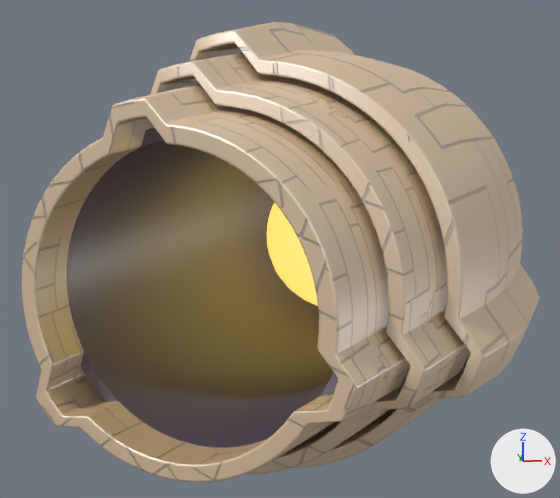
Two versions of the Blender file plasma_cannon/plasma_cannon.blend, one commit apart.
Before and after are seen from a 50 mm lens placed at (-2.1, -22.1, 3.7), pointed at (0.6, 0.9, -0.1). Every picture has the same lights, and +X, +Y and +Z are marked at lower right.

Names of what the first picture shows: 'Cover 1', 'Cover 2', 'Cover 3', 'Inner Lining', 'Plasma Ball'.
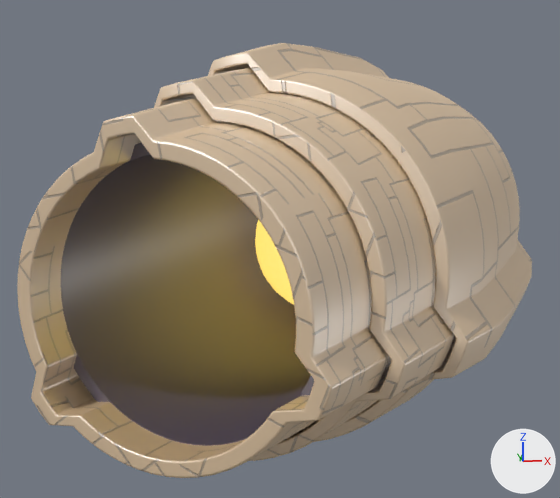
ob_root is not drawn itself; it is the parent of ob_inner_baffle_006, ob_inner_baffle_005, ob_inner_baffle_004, ob_inner_baffle_003, ob_inner_baffle_002, ob_inner_baffle_001, ob_coil_ring_006, ob_coil_ring_005.

Boxes (x1, y1, x2, y2) around the edits, measured in the pictures (560 x 498 px; the box of a moved part takes in the faces that stretch with it):
'Cover 1', moved, rescaled: before (22, 84, 410, 482); after (17, 99, 388, 478)
'Inner Lining', moved, rescaled: before (67, 128, 338, 448); after (61, 133, 371, 446)
'Cover 3', reshaped, moved, rescaled (7% narrower, 11% shorter): before (189, 22, 539, 468); after (208, 43, 532, 442)
'Cover 2', moved, rescaled (6% narrower, 7% shorter): before (150, 53, 470, 474); after (154, 68, 454, 461)
'Plasma Ball', moved, rescaled: before (267, 202, 318, 306); after (255, 220, 294, 304)
part 1 of me_circle_005, moved or reshaped: before (189, 22, 518, 468); after (208, 43, 500, 442)
part 2 of me_circle_005, moved or reshaped: before (195, 22, 528, 449); after (213, 43, 515, 420)
part 3 of me_circle_005, moved or reshaped: before (232, 24, 539, 369); after (234, 47, 532, 370)

What the commit changed:
me_circle_005 has 210 vertices, 200 faces, 4 loose edges and spans x -7.28..-2.34, y -0.02..13.3, z -5.52..5.52.
me_circle_005 is used by ob_cover_3; parent ob_root; location (0.0, -2.461, 0.0).
me_circle_005 part 1: all 63 vertices in x -7.17..-2.71, y -0.02..2.98, z -5.43..5.43 are moved by (0.0, 1.74, 0.0).
me_circle_005 part 2: all 42 vertices in x -7.28..-2.97, y 4.48..4.58, z -5.52..5.52 are moved by (0.0, 3.12, 0.0).
me_circle_005 part 3: all 42 vertices in x -7.28..-2.97, y 8.23..8.33, z -5.52..5.52 are moved by (0.0, 5.11, 0.0).
me_circle_003 has 84 vertices, 80 faces and spans x -6.2..-2.28, y -2.44..1.43, z -4.69..4.69.
me_circle_003 is used by ob_cover_2; parent ob_root; location (0.0, -2.461, 0.0).
me_circle_003 part 4: the whole mesh is moved by (0.0, 0.66, 0.0).
Object 'Root' (ob_root) moves from (0.426, -1.977, 0.109) to (-0.0457, -2.793, 0.109).
Object 'Root' (ob_root) is rescaled from (0.855, 0.855, 0.855) to (0.786, 0.786, 0.786).
